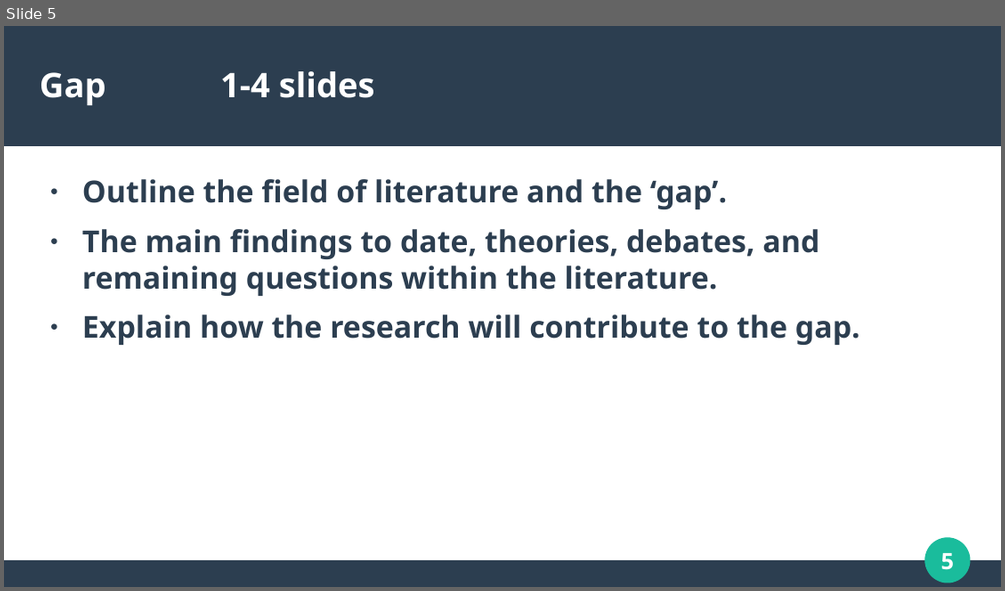
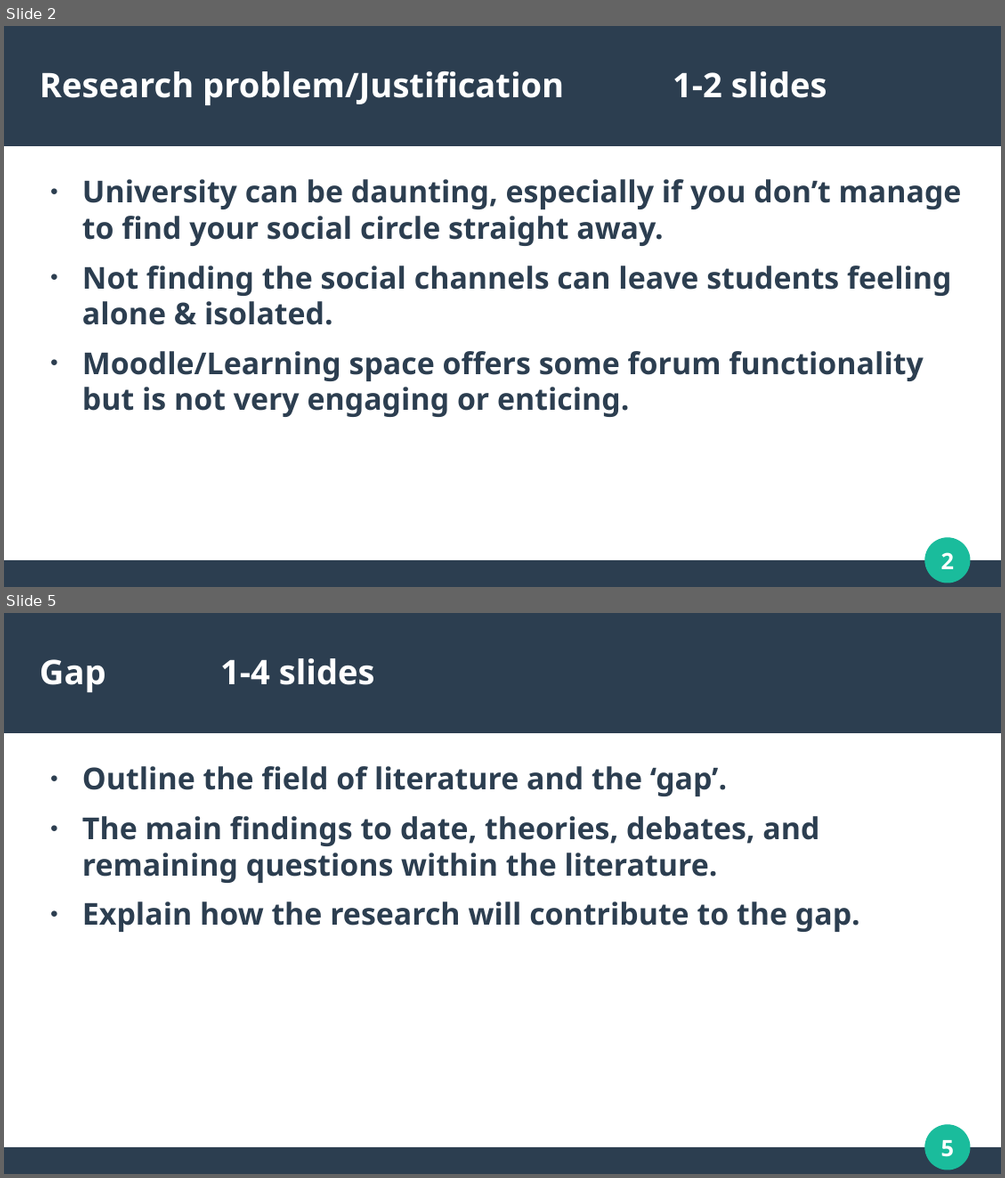
Before and after one commit to dannydaley/myUniSocial, a slide deck: Documentation/COMP320 PRESENTATION.odp. Shown one above the other, each under a label of ours: slide 5 before the commit, slides 2 and 5 after it; the slides between them are not shown. The pictures are 1005x591 and 1005x1178 pixels, drawn with LibreOffice and Linux fonts; fonts in the diff are those of the drawing. Boxes give left, top, right and bottom in pixels: in the first picture for what was removed or moved away, otherwise in the second. Text is boxed around its words. In the diff, an @@ line names an element or a change of style, - is before the commit and + after.

```diff
--- a/Documentation/COMP320 PRESENTATION.odp
+++ b/Documentation/COMP320 PRESENTATION.odp
@@ slide 2 added at (4, 26, 1001, 587), background #FFFFFF; not listed: 4 template elements that a slide beside it also shows @@
@@ title added at (40, 71, 827, 105), 27 pt, text #FFFFFF, bold @@
+Research problem/Justification 1-2 slides
@@ text added at (82, 179, 962, 417), 24 pt, text #2C3E50, bold @@
+● University can be daunting, especially if you don’t manage to find your social circle straight away.
+● Not finding the social channels can leave students feeling alone & isolated.
+● Moodle/Learning space offers some forum functionality but is not very engaging or enticing.
```
Also in this commit, not shown: 5 slides changed, 4 other slides added, 2 slides removed, 1 other file.
